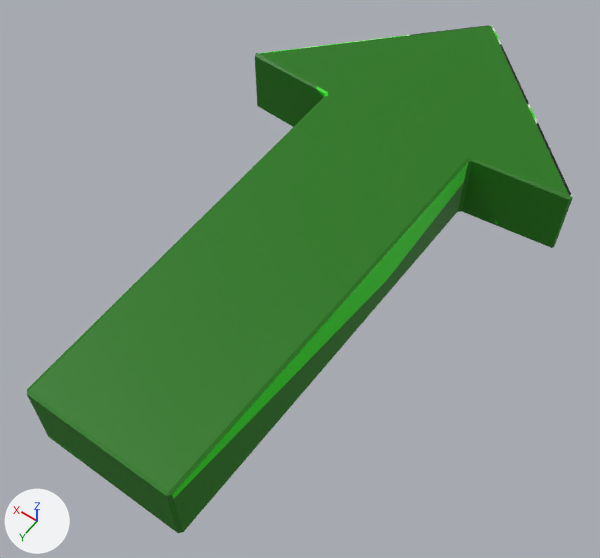
Two versions of the FBX model Spelprojekt/Spelprojekt/Models/Arrow.fbx, one commit apart.
Both versions are drawn from a 50 mm lens placed at (-0.0195, 0.0296, 0.0655), pointed at (-0.0001, 0.0025, 0.0228). Every picture has the same lights, and +X, +Y and +Z are marked at lower left. Where no turn or scale is listed for an object, it has been applied to the vertices.

Names of what the first picture shows: 'Arrow'.
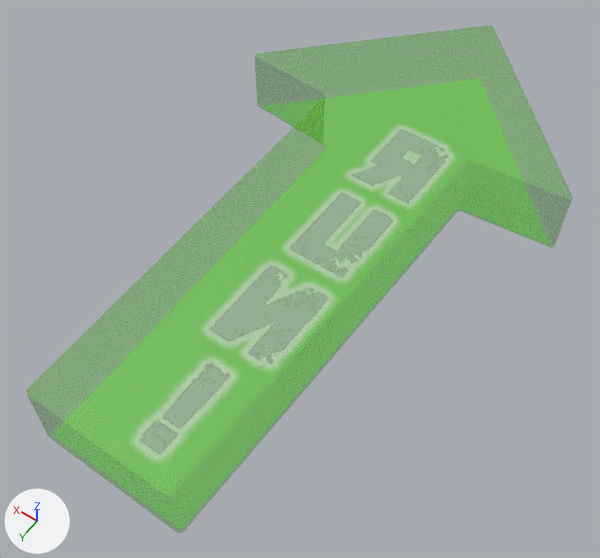
The newer file is also rescaled (x0.75), turned or shifted as a whole; pictures and numbers use the older file's frame.

The change, as a list of edits to the scene's bpy script:
```text
Change img_arrowalbedo_png:
    img_arrowalbedo_png: load_image('ArrowAlbedo.png', '../Textures/ArrowAlbedo.png', 684, 684, 'sRGB') -> load_image('ArrowAlbedo.png', '../Textures/ArrowAlbedo.png', 684, 684, 'Non-Color')
Change mat_phong1:
    add n3 = _N.new('ShaderNodeTexImage'); n3.name = 'Image Texture.001'
    add n3.image = img_arrowalbedo_png
    where n0 = _N.new('ShaderNodeBsdfPrincipled'); n0.name = 'Principled BSDF'
    add _L.new(n3.outputs[0], n0.inputs[4])  # 'Color' to 'Alpha'
Change me_mesh:
    where me_mesh.from_pydata(...)  # 50 vertices, 52 faces; spans x -0.0125..0.0125, y -0.0227..0.02, z -0.0025..0.0025
    used by ob_arrow; location = (0.0, 0.0, 0.02529)
    me_mesh part 1: texture (UV) coordinates of 52 of 52 faces, centred in x -0.0124..0.0124, y -0.0227..0.02, z -0.0025..0.0025, changed; they spanned u 0.0..0.87, v 0.0..1.0 and now span u 0.0..1.0, v 0.0..0.92
```

Pixel boxes [x1, y1, x2, y2] of what changed, in the pictures (600 x 558 px):
'Arrow', surface changed: [27, 25, 573, 533] in both
part 1 of me_mesh, surface changed: before [27, 25, 573, 533]; after [53, 78, 549, 529]
